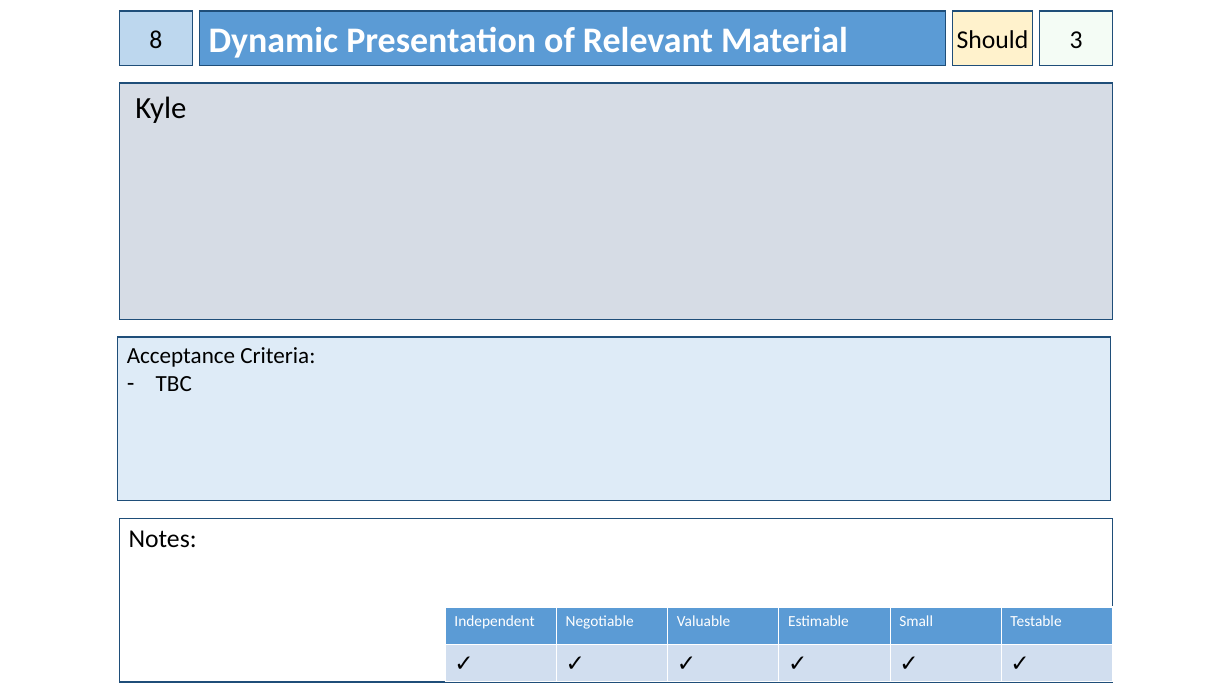
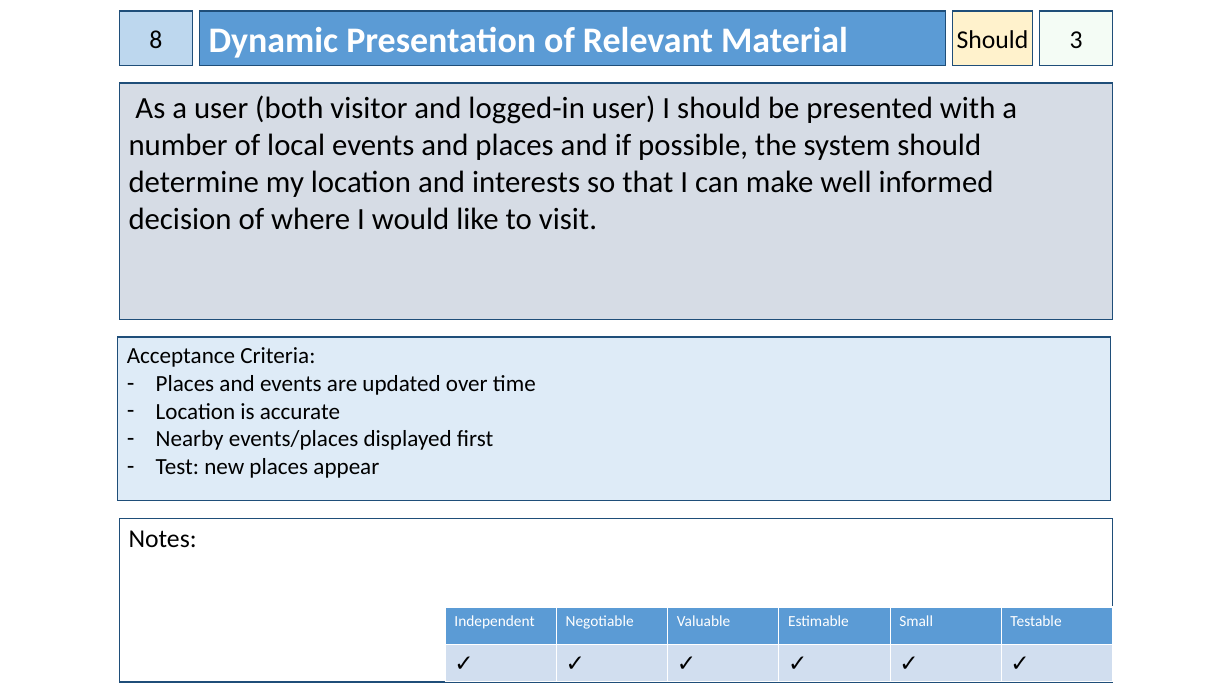
Before and after one commit to IFB299-BTSM/Smart_City, a slide deck: slide 9 of Documentation/User_Stories.pptx. Drawn at 1232x693 pixels with LibreOffice and Linux fonts; fonts in the diff are those of the drawing. Boxes give left, top, right and bottom in pixels: in the first picture for what was removed or moved away, otherwise in the second. Text is boxed around its words. In the diff, an @@ line names an element or a change of style, - is before the commit and + after.

Commit message:
Add files via upload
Added User Story Slide

```diff
--- a/Documentation/User_Stories.pptx
+++ b/Documentation/User_Stories.pptx
@@ text in rectangle at [129,95,1017,230]: text changed @@
-Kyle
+As a user (both visitor and logged-in user) I should be presented with a number of local events and places and if possible, the system should determine my location and interests so that I can make well informed decision of where I would like to visit.
@@ text in rectangle at [156,375,536,478]: text changed @@
-– TBC
+– Places and events are updated over time
+– Location is accurate
+– Nearby events/places displayed first
+– Test: new places appear
```
